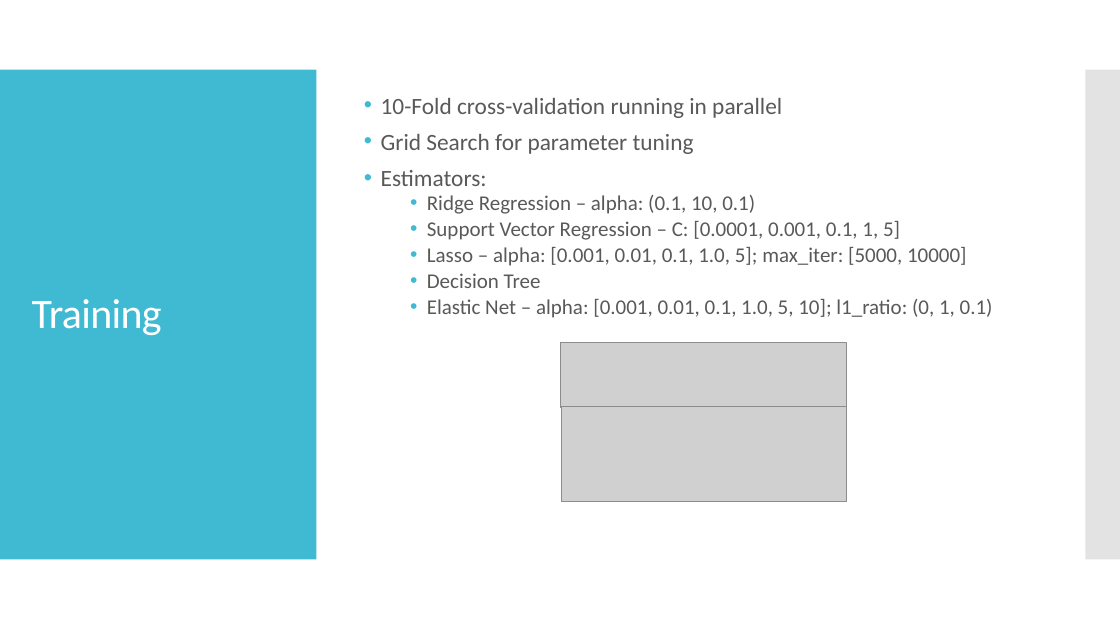
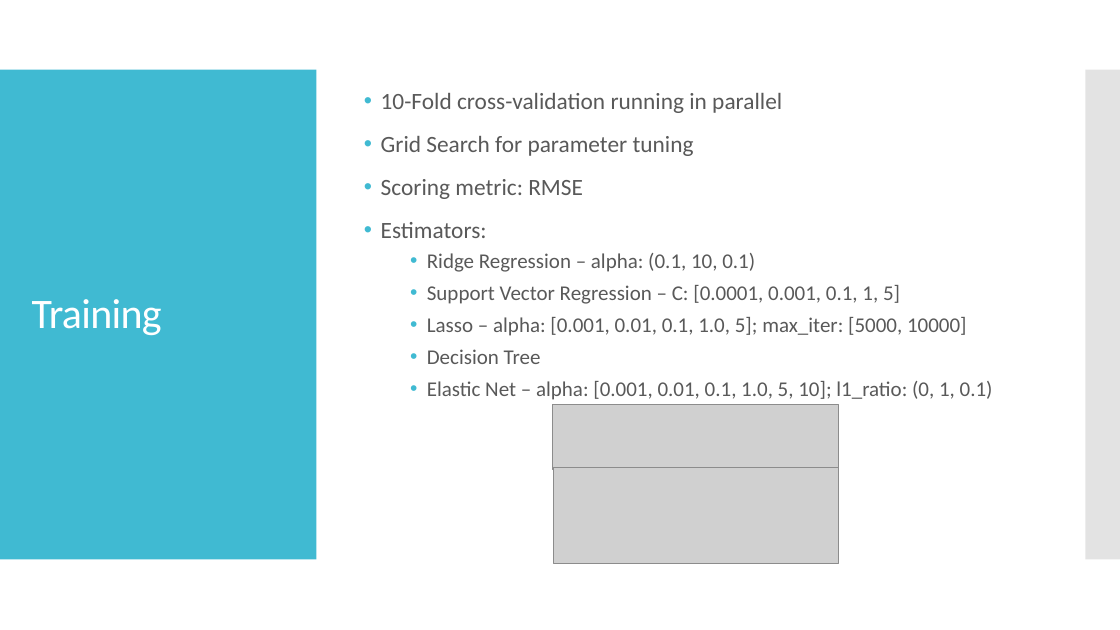
Before and after one commit to ftan84/housing_price, a slide deck: slide 16 of final_presentation.pptx (slide 15 before the commit). Drawn at 1120x630 pixels with LibreOffice and Linux fonts; fonts in the diff are those of the drawing; grey boxes stand for pictures. Boxes give left, top, right and bottom in pixels: in the first picture for what was removed or moved away, otherwise in the second. Text is boxed around its words. In the diff, an @@ line names an element or a change of style, - is before the commit and + after.

Commit message:
Minor edits

```diff
--- a/final_presentation.pptx
+++ b/final_presentation.pptx
@@ text at (x1=381, y1=93, x2=993, y2=400): line spacing 0.8 to 1.05 @@
@@ text at (x1=381, y1=179, x2=583, y2=199): paragraph added @@
+• Scoring metric: RMSE
@@ picture moved from (x1=561, y1=343, x2=848, y2=408) to (x1=553, y1=405, x2=839, y2=470) @@
@@ picture moved from (x1=562, y1=407, x2=848, y2=502) to (x1=554, y1=468, x2=839, y2=564) @@
```
Also in this commit, not shown: 3 other slides changed, 1 slide added.
